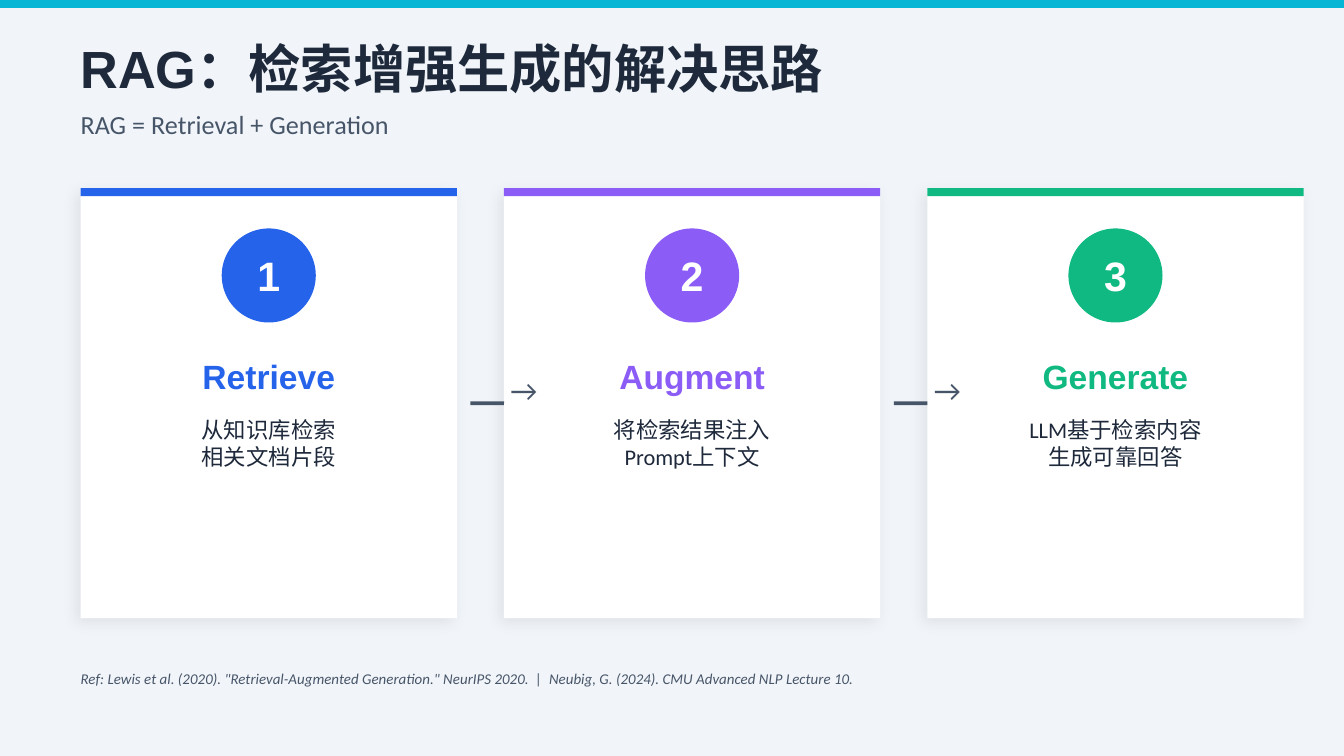
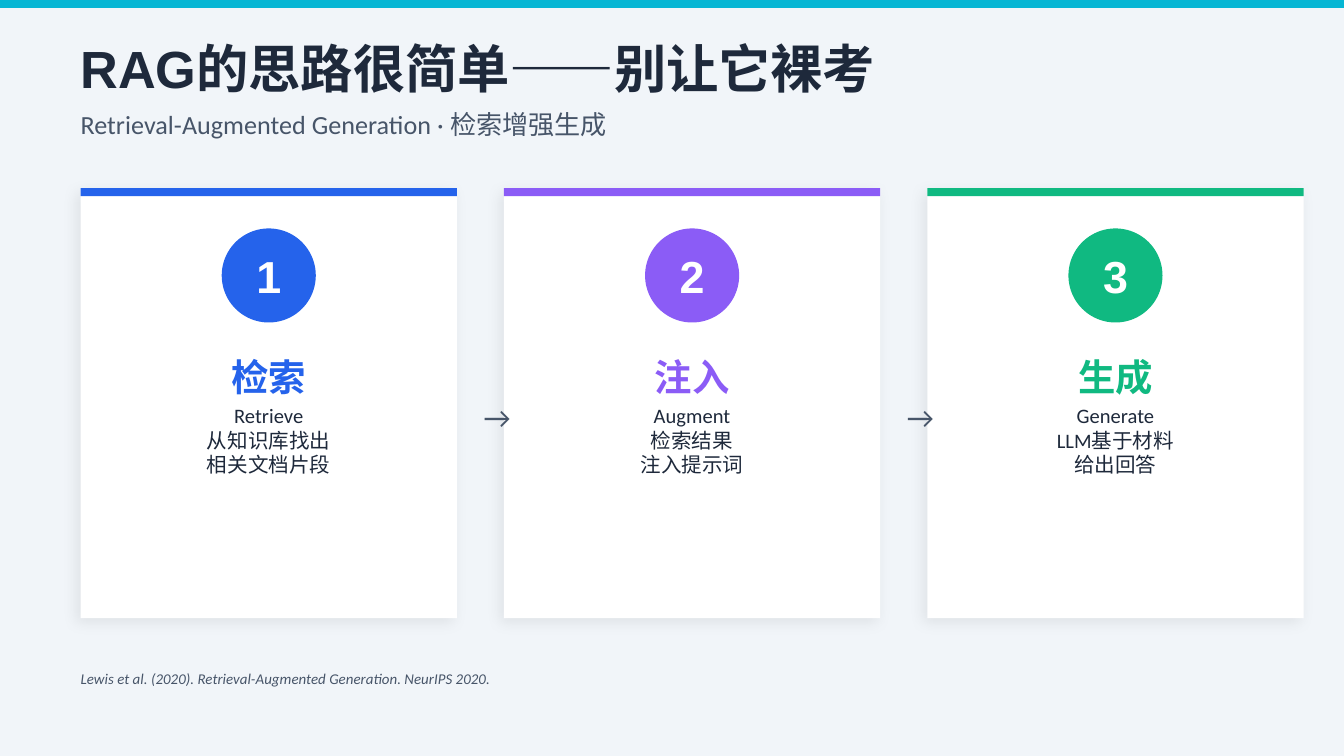
Before and after one commit to wang-minghan/notbook, a slide deck: slide 4 of 工作/面试准备/试讲_PPT.pptx. Drawn at 1344x756 pixels with LibreOffice and Linux fonts; fonts in the diff are those of the drawing. Boxes give left, top, right and bottom in pixels: in the first picture for what was removed or moved away, otherwise in the second. Text is boxed around its words. In the diff, an @@ line names an element or a change of style, - is before the commit and + after.

```diff
--- a/工作/面试准备/试讲_PPT.pptx
+++ b/工作/面试准备/试讲_PPT.pptx
@@ text at (81, 46, 876, 93): text changed @@
-RAG：检索增强生成的解决思路
+RAG的思路很简单——别让它裸考
@@ text at (81, 112, 607, 139): text changed @@
-RAG = Retrieval + Generation
+Retrieval-Augmented Generation · 检索增强生成
@@ size 22 to 24 pt in 3 elements at (256, 262, 281, 293), (680, 261, 705, 293), (1103, 261, 1128, 294) @@
@@ text at (231, 359, 306, 395): text changed; size 18 to 20 pt @@
-Retrieve
+检索
@@ text at (655, 359, 730, 394): text changed; size 18 to 20 pt @@
-Augment
+注入
@@ text at (1078, 359, 1153, 395): text changed; size 18 to 20 pt @@
-Generate
+生成
@@ text "Retrieve": place and size @@
-text "Retrieve" at (202, 419, 336, 467)
+text "Retrieve" at (207, 409, 330, 474)
@@ text at (207, 409, 330, 450): text changed; size 12 to 11 pt @@
-从知识库检索
+Retrieve
+从知识库找出
@@ text "→": place and size @@
-text "→" at (921, 363, 961, 417)
+text "→" at (470, 390, 511, 444)
@@ line removed from (470, 403) to (504, 403) @@
@@ text at (641, 410, 744, 474): text changed; size 12 to 11 pt @@
-将检索结果注入
-Prompt上下文
+Augment
+检索结果
+注入提示词
@@ text "→": place and size @@
-text "→" at (497, 363, 538, 417)
+text "→" at (894, 390, 934, 444)
@@ line removed from (894, 403) to (927, 403) @@
@@ text at (1057, 409, 1174, 474): text changed; size 12 to 11 pt @@
-LLM基于检索内容
-生成可靠回答
+Generate
+LLM基于材料
+给出回答
@@ text at (207, 454, 330, 474): size 12 to 11 pt in "相关文档片段" @@
@@ text at (81, 673, 490, 687): text changed @@
-Ref: Lewis et al. (2020). "Retrieval-Augmented Generation." NeurIPS 2020. | Neubig, G. (2024). CMU Advanced NLP Lecture 10.
+Lewis et al. (2020). Retrieval-Augmented Generation. NeurIPS 2020.
```
Also in this commit, not shown: 4 other slides changed, 7 slides added, 7 slides removed, 2 other files.
